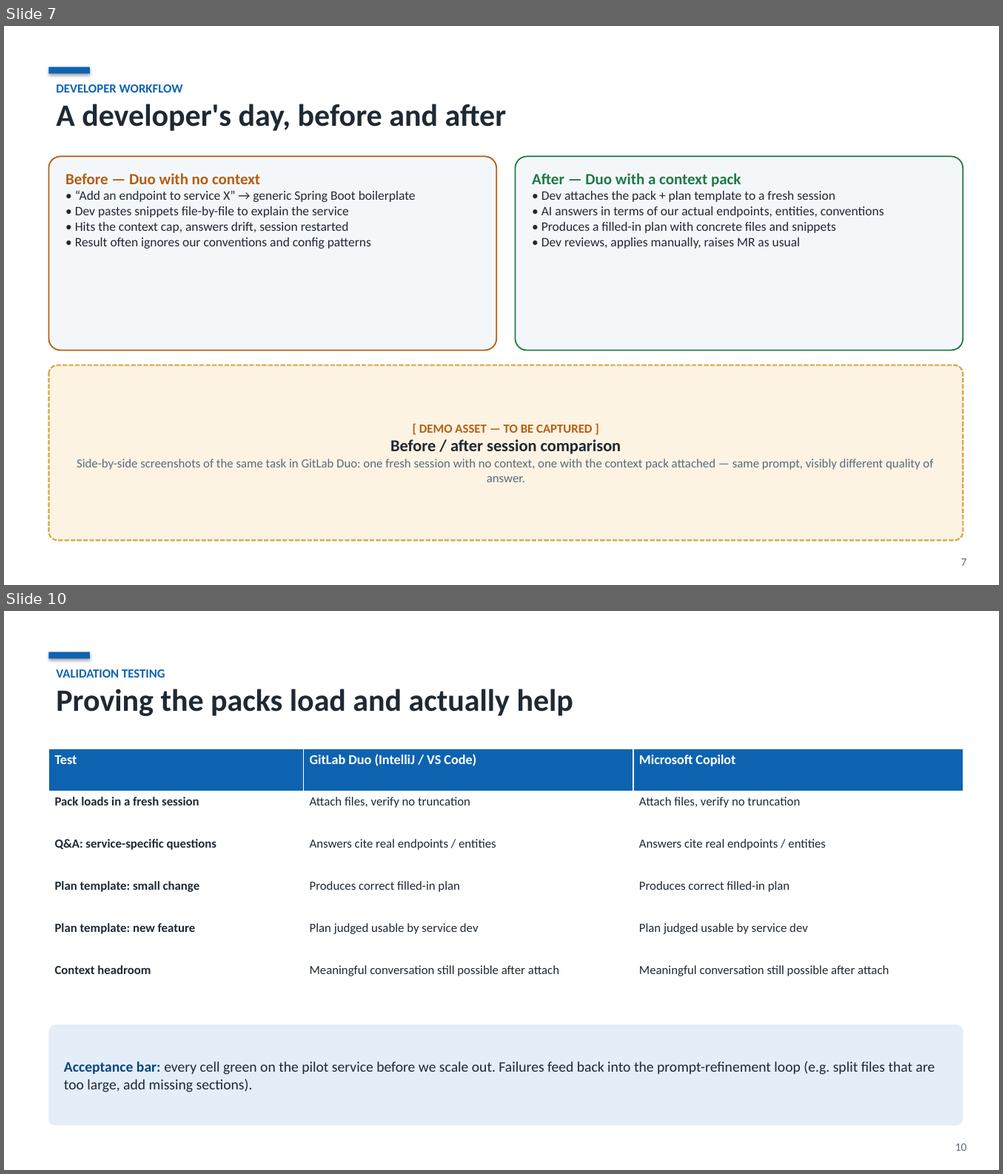
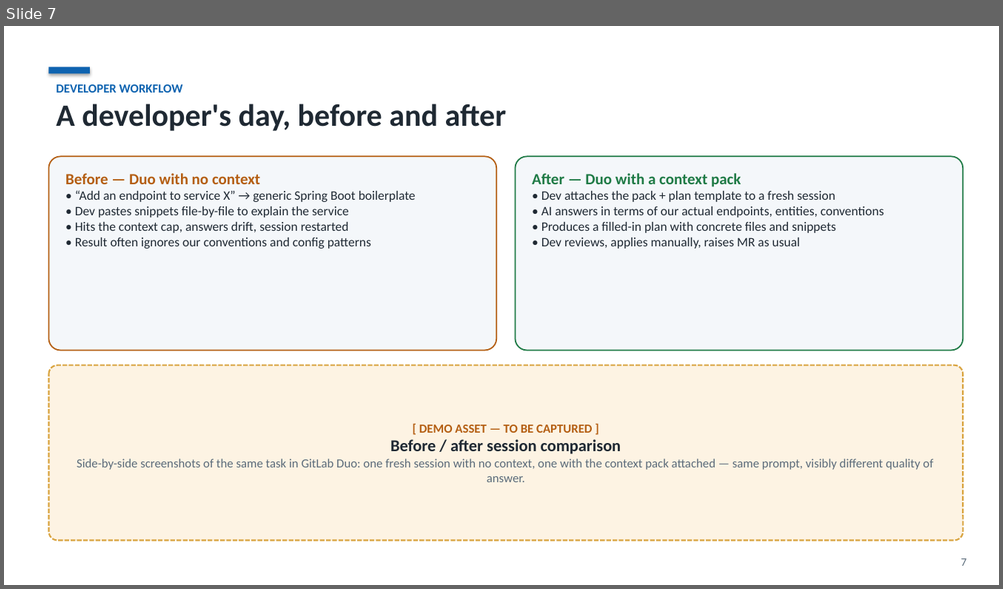
Before and after one commit to kamilhakim-s/claude2duo, a slide deck: deck/claude2duo-context-packs.pptx. Shown one above the other, each under a label of ours: slides 7 and 10 before the commit, slide 7 after it; the slides between them are not shown. The pictures are 1003x1174 and 1003x589 pixels, drawn with LibreOffice and Linux fonts; fonts in the diff are those of the drawing. Boxes give left, top, right and bottom in pixels: in the first picture for what was removed or moved away, otherwise in the second. Text is boxed around its words. In the diff, an @@ line names an element or a change of style, - is before the commit and + after.

```diff
--- a/deck/claude2duo-context-packs.pptx
+++ b/deck/claude2duo-context-packs.pptx
@@ slide 10 removed at (4, 611, 999, 1170), background #FFFFFF @@
@@ rectangle removed at (48, 652, 90, 659) @@
@@ text removed at (56, 669, 573, 716) @@
-VALIDATION TESTING
-Proving the packs load and actually help
@@ table removed at (48, 749, 963, 1002), 6 rows, 3 columns @@
-Test | GitLab Duo (IntelliJ / VS Code) | Microsoft Copilot
-Pack loads in a fresh session | Attach files, verify no truncation | Attach files, verify no truncation
-Q&A: service-specific questions | Answers cite real endpoints / entities | Answers cite real endpoints / entities
-Plan template: small change | Produces correct filled-in plan | Produces correct filled-in plan
-Plan template: new feature | Plan judged usable by service dev | Plan judged usable by service dev
-Context headroom | Meaningful conversation still possible after attach | Meaningful conversation still possible after attach
@@ rounded rectangle removed at (48, 1025, 963, 1126) @@
-Acceptance bar: every cell green on the pilot service before we scale out. Failures feed back into the prompt-refinement loop (e.g. split files that are too large, add missing sections).
@@ text removed at (955, 1144, 967, 1151) @@
-10
```
Also in this commit, not shown: 7 slides changed, 3 slides added, 1 other slide removed, 3 other files.
